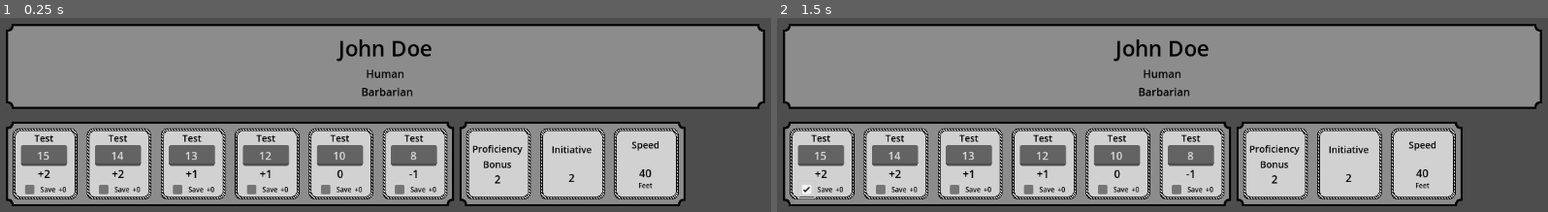
Above: before the commit, frames 1-2 (left to right).
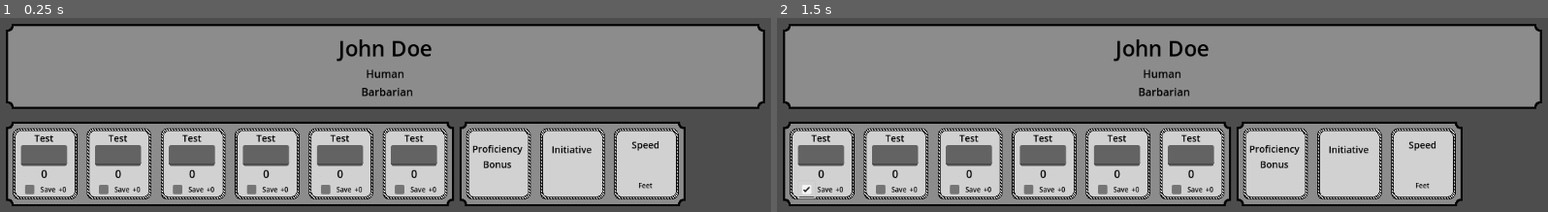
Above: after the commit, the same moments.

Repository: JakeSlaght/dungeon-tactics
Game: Godot game, scene res://character_sheet_components/character_sheet.tscn
Two runs of this game, one before a commit and one after it. Both use one fixed random seed, a clock stepped at 60 frames per second and the inputs below. Before the commit the project starts from res://resource_files/character_sheet.tscn.
Inputs (mouse positions are in pixels of both pictures, inside the frame that each line leads up to):
- Up to frame 1 (0.25 s): no input
- Up to frame 2 (1.5 s): tap Enter at 0.5 s; click (807, 188) at 1.27 s

The runs differ from the first frame. In frame 1, 0.5% of the frame differs, in the area x 4-85%, y 69-86%; in frame 2, 0.5%.
Error after the commit: Parse Error: Could not find type "GameData" in the current scope. (res://singletons/loader.gd:7)

Commit message:
feat: adding in loading of game data, structured out the classes and races as well as basis for the other pieces

Diff:
--- a/dungeon-tactics/character_sheet.gd
+++ b/dungeon-tactics/character_sheet_components/character_sheet.gd
@@ -2,6 +2,8 @@
 @onready var stat_column: StatColumn = %Stat_Column
 
 func _ready() -> void:
+	#Loader.save()
+	Loader.load()
 	# We are just filling this out for pure basic setup...
 	# Going to use a standard array: 15, 14, 13, 12, 10, 8
 	var attribute_data = {
--- /dev/null
+++ b/dungeon-tactics/character_sheet_components/character_sheet.tscn
@@ -0,0 +1,37 @@
+[gd_scene load_steps=5 format=3 uid="uid://dtoe4ghreh13a"]
+
+[ext_resource type="Script" uid="uid://qkfaubruvbpy" path="res://character_sheet_components/character_sheet.gd" id="1_m4dgl"]
+[ext_resource type="PackedScene" uid="uid://vlhygmbp4naf" path="res://character_sheet_components/basic_information.tscn" id="2_22c3q"]
+[ext_resource type="PackedScene" uid="uid://g8haith7212p" path="res://character_sheet_components/stat_column.tscn" id="3_v3fq8"]
+[ext_resource type="PackedScene" uid="uid://dhmvp74d5du6v" path="res://character_sheet_components/level_racial_attributes.tscn" id="4_mt7e1"]
+
+[node name="Character_Sheet" type="Node"]
+script = ExtResource("1_m4dgl")
+
+[node name="MarginContainer" type="MarginContainer" parent="."]
+anchors_preset = 15
+anchor_right = 1.0
+anchor_bottom = 1.0
+grow_horizontal = 2
+grow_vertical = 2
+theme_override_constants/margin_left = 10
+theme_override_constants/margin_top = 10
+theme_override_constants/margin_right = 10
+theme_override_constants/margin_bottom = 10
+
+[node name="VBoxContainer" type="VBoxContainer" parent="MarginContainer"]
+layout_mode = 2
+theme_override_constants/separation = 15
+
+[node name="Basic_Information" parent="MarginContainer/VBoxContainer" instance=ExtResource("2_22c3q")]
+layout_mode = 2
+
+[node name="HBoxContainer" type="HBoxContainer" parent="MarginContainer/VBoxContainer"]
+layout_mode = 2
+
+[node name="Stat_Column" parent="MarginContainer/VBoxContainer/HBoxContainer" instance=ExtResource("3_v3fq8")]
+unique_name_in_owner = true
+layout_mode = 2
+
+[node name="Level_Racial_Attributes" parent="MarginContainer/VBoxContainer/HBoxContainer" instance=ExtResource("4_mt7e1")]
+layout_mode = 2
--- a/dungeon-tactics/character_sheet_components/lr_attribute.gd
+++ b/dungeon-tactics/character_sheet_components/lr_attribute.gd
@@ -13,7 +13,6 @@
 	attribute_modifer_label.visible = toggle_modifier_label
 
 func process_lr_attribute_data(data) -> void:
-	print_debug('I am here!')
 	if data[attribute_key.to_lower()]:
 		var attribute_value = data[attribute_key.to_lower()]
 		attribute_modifer.set_text(str(attribute_value))
--- a/dungeon-tactics/project.godot
+++ b/dungeon-tactics/project.godot
@@ -11,9 +11,14 @@
 [application]
 
 config/name="dungeon-tactics"
-run/main_scene="res://resource_files/character_sheet.tscn"
+run/main_scene="res://character_sheet_components/character_sheet.tscn"
 config/features=PackedStringArray("4.4", "GL Compatibility")
 config/icon="res://icon.svg"
+
+[autoload]
+
+CONSTANTS="*res://resource_files/constants.gd"
+Loader="*res://singletons/loader.gd"
 
 [global_group]
 
--- a/dungeon-tactics/resource_files/character_sheet.tscn
+++ /dev/null
@@ -1,37 +0,0 @@
-[gd_scene load_steps=5 format=3 uid="uid://dtoe4ghreh13a"]
-
-[ext_resource type="Script" uid="uid://qkfaubruvbpy" path="res://character_sheet.gd" id="1_2rtxg"]
-[ext_resource type="PackedScene" uid="uid://g8haith7212p" path="res://character_sheet_components/stat_column.tscn" id="2_afg6s"]
-[ext_resource type="PackedScene" uid="uid://vlhygmbp4naf" path="res://character_sheet_components/basic_information.tscn" id="2_mqxtd"]
-[ext_resource type="PackedScene" uid="uid://dhmvp74d5du6v" path="res://character_sheet_components/level_racial_attributes.tscn" id="4_ikt50"]
-
-[node name="Character_Sheet" type="Node"]
-script = ExtResource("1_2rtxg")
-
-[node name="MarginContainer" type="MarginContainer" parent="."]
-anchors_preset = 15
-anchor_right = 1.0
-anchor_bottom = 1.0
-grow_horizontal = 2
-grow_vertical = 2
-theme_override_constants/margin_left = 10
-theme_override_constants/margin_top = 10
-theme_override_constants/margin_right = 10
-theme_override_constants/margin_bottom = 10
-
-[node name="VBoxContainer" type="VBoxContainer" parent="MarginContainer"]
-layout_mode = 2
-theme_override_constants/separation = 15
-
-[node name="Basic_Information" parent="MarginContainer/VBoxContainer" instance=ExtResource("2_mqxtd")]
-layout_mode = 2
-
-[node name="HBoxContainer" type="HBoxContainer" parent="MarginContainer/VBoxContainer"]
-layout_mode = 2
-
-[node name="Stat_Column" parent="MarginContainer/VBoxContainer/HBoxContainer" instance=ExtResource("2_afg6s")]
-unique_name_in_owner = true
-layout_mode = 2
-
-[node name="Level_Racial_Attributes" parent="MarginContainer/VBoxContainer/HBoxContainer" instance=ExtResource("4_ikt50")]
-layout_mode = 2
--- /dev/null
+++ b/dungeon-tactics/resource_files/classes/class.gd
@@ -0,0 +1,12 @@
+class_name Class extends Resource
+
+# generalize information
+@export var name: String
+@export var required_stat: String
+@export var hit_die: int
+@export var proficiencies: Array[Proficiency]
+@export var saving_throws: Array[SavingThrow]
+@export var skills: Array[Skill]
+@export var equipment: Array #starting equipment based on class
+@export var multi_class_requirements: Array[Skill]
+@export var flavor_text: String
--- /dev/null
+++ b/dungeon-tactics/resource_files/classes/proficiency.gd
@@ -0,0 +1,4 @@
+class_name Proficiency extends Resource
+
+@export var proficiency_type: CONSTANTS.Proficiency_Types
+@export var proficiency_name: String
--- /dev/null
+++ b/dungeon-tactics/resource_files/classes/saving_throw.gd
@@ -0,0 +1,5 @@
+class_name SavingThrow extends Resource
+
+@export var associated_attribute: String
+@export var proficiency_level: CONSTANTS.Proficiency_Level
+@export var modifier: int
--- /dev/null
+++ b/dungeon-tactics/resource_files/classes/skill.gd
@@ -0,0 +1,7 @@
+class_name Skill extends Resource
+
+@export var name: String
+@export var proficiency_evel: CONSTANTS.Proficiency_Level
+@export var skill_attribute_base: String
+@export var skill_modifier: int
+@export var minimal_multiclass_requirement: int
--- /dev/null
+++ b/dungeon-tactics/resource_files/constants.gd
@@ -0,0 +1,39 @@
+class_name Constants extends Node
+
+enum Proficiency_Types {
+	LANGUAGE,
+	WEAPON,
+	TOOL
+}
+
+enum Proficiency_Level {
+	NORMAL,
+	PROFICIENT,
+	EXPERTISE
+}
+
+enum Creature_Size {
+	MEDIUM,
+	TINY,
+	SMALL,
+	LARGE,
+	HUGE,
+	GARGANTUAN
+}
+
+enum Creature_Type {
+	ABERRATION,
+	BEAST,
+	CELESTIAL,
+	CONSTRUCT,
+	DRAGON,
+	ELEMENTAL,
+	FEY,
+	FIEND,
+	GIANT,
+	HUMANOID,
+	MONSTROSITY,
+	OOZE,
+	PLANT,
+	UNDEAD
+}
--- /dev/null
+++ b/dungeon-tactics/resource_files/races/race.gd
@@ -0,0 +1,7 @@
+class_name Race extends Resource
+
+@export var name: String
+@export var creature_type: CONSTANTS.Creature_Type
+@export var size: CONSTANTS.Creature_Size
+@export var speed: int
+@export var racial_traits: Array
--- /dev/null
+++ b/dungeon-tactics/singletons/loader.gd
@@ -0,0 +1,14 @@
+extends Node
+
+func save() -> void:
+	pass
+
+func load() -> void:
+	var game_data: GameData = ResourceLoader.load("res://resource_files/game_data/races.tres") as GameData
+	if game_data:
+		for race in game_data.races:
+			print("Loaded race:", race.name)
+		for c in game_data.classes:
+			print("Loaded class:", c.name)
+	else:
+		self.load()
Renamed: dungeon-tactics/character_sheet.gd.uid -> dungeon-tactics/character_sheet_components/character_sheet.gd.uid
Not shown, added: dungeon-tactics/resource_files/classes/class.gd.uid
Not shown, added: dungeon-tactics/resource_files/classes/proficiency.gd.uid
Not shown, added: dungeon-tactics/resource_files/classes/saving_throw.gd.uid
Not shown, added: dungeon-tactics/resource_files/classes/skill.gd.uid
Not shown, added: dungeon-tactics/resource_files/constants.gd.uid
Not shown, added: dungeon-tactics/resource_files/races/race.gd.uid
Not shown, added: dungeon-tactics/singletons/loader.gd.uid
